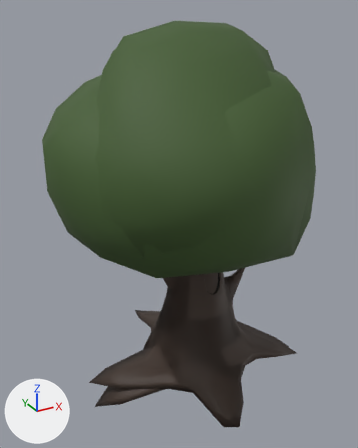
The OBJ model GameJamProject/Assets/3DModels/EnemyTreeVar2.obj: old version first, new version second.
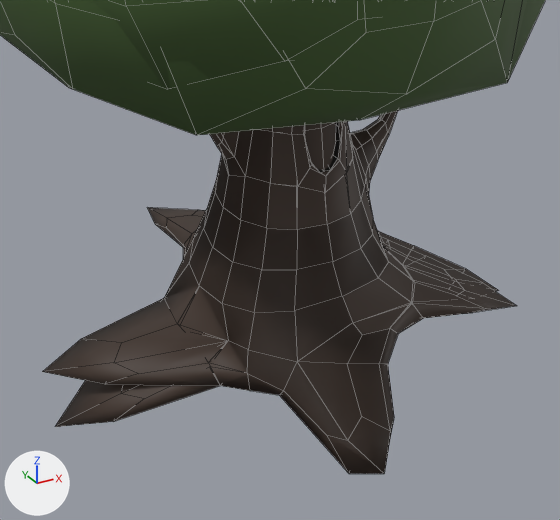
Each version appears first whole from a 50 mm lens placed at (-12.3, -20.3, 14.0), pointed at (-0.9, 0.4, 3.7), and next in a close-up on the part from 20% to 88% of the width and 49% to 100% of the height. Every picture has the same lights, and +X, +Y and +Z are marked at lower left. The close-ups show mesh edges as thin lines. Where no turn or scale is listed for an object, it has been applied to the vertices.

Script lines for the objects in view, before the commit:
```python
me_cube = bpy.data.meshes.new('Cube')
me_cube.from_pydata(...)  # 351 vertices, 348 faces, 2 loose edges; spans x -6.22..5.86, y -5.6..6.17, z -6.13..6.58
me_cube.materials.append(mat_material)  # its picture is missing
me_cube_001 = bpy.data.meshes.new('Cube.001')
me_cube_001.from_pydata(...)  # 154 vertices, 152 faces; spans x -7.33..6.82, y -6.02..5.77, z 2.13..11.74
me_cube_001.materials.append(mat_material_001)  # dark green #425c2e
me_cube_003 = bpy.data.meshes.new('Cube.003')
me_cube_003.from_pydata(...)  # 154 vertices, 152 faces; spans x -6.26..6.82, y -6.02..5.77, z 3.07..13.41
me_cube_003.materials.append(mat_material_001)  # dark green #425c2e
ob_cube = bpy.data.objects.new('Cube', me_cube)
ob_cube.location = (0.0, 0.0, 0.0)
ob_cube_001 = bpy.data.objects.new('Cube.001', me_cube_001)
ob_cube_001.location = (0.0, 0.0, 0.0)
ob_cube_003 = bpy.data.objects.new('Cube.003', me_cube_003)
ob_cube_003.location = (0.0, 0.0, 0.0)
# also in view: 'Cube.002' at (-0.2, 0.3, 0.6)
```
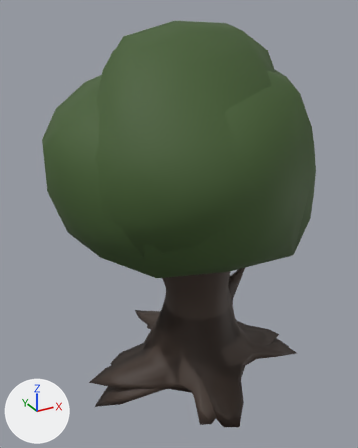
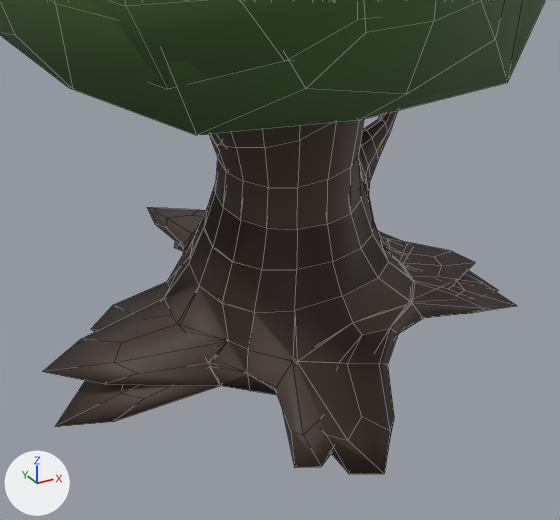
Location of each change, [x1, y1, x2, y2] in pixels of the close-ups (560 x 520 px):
'TreeVar3_Cube.004', added: after [91, 119, 475, 468]

The change, as a diff of the scene's bpy script:
```diff
--- a/GameJamProject/Assets/3DModels/EnemyTreeVar2.obj.py
+++ b/GameJamProject/Assets/3DModels/EnemyTreeVar2.obj.py
@@ mat_stump @@
+mat_stump = principled_material('Stump')
+mat_stump.base_color = (0.8, 0.437, 0.14)  # orange #e7b169
+mat_stump.roughness = 0.69
@@ me_treevar3_cube_004 @@
+me_treevar3_cube_004.from_pydata(...)  # 319 vertices, 320 faces; spans x -4.59..5.73, y -4.86..4.31, z -4.99..3.88
+# faces by material slot: [296, 24]
+me_treevar3_cube_004.materials.append(mat_material)  # its picture is missing
+me_treevar3_cube_004.materials.append(mat_stump)  # its picture is missing
@@ ob_treevar3_cube_004 @@
+ob_treevar3_cube_004 = bpy.data.objects.new('TreeVar3_Cube.004', me_treevar3_cube_004)
+ob_treevar3_cube_004.location = (0.0, 0.0, 0.0)
```
